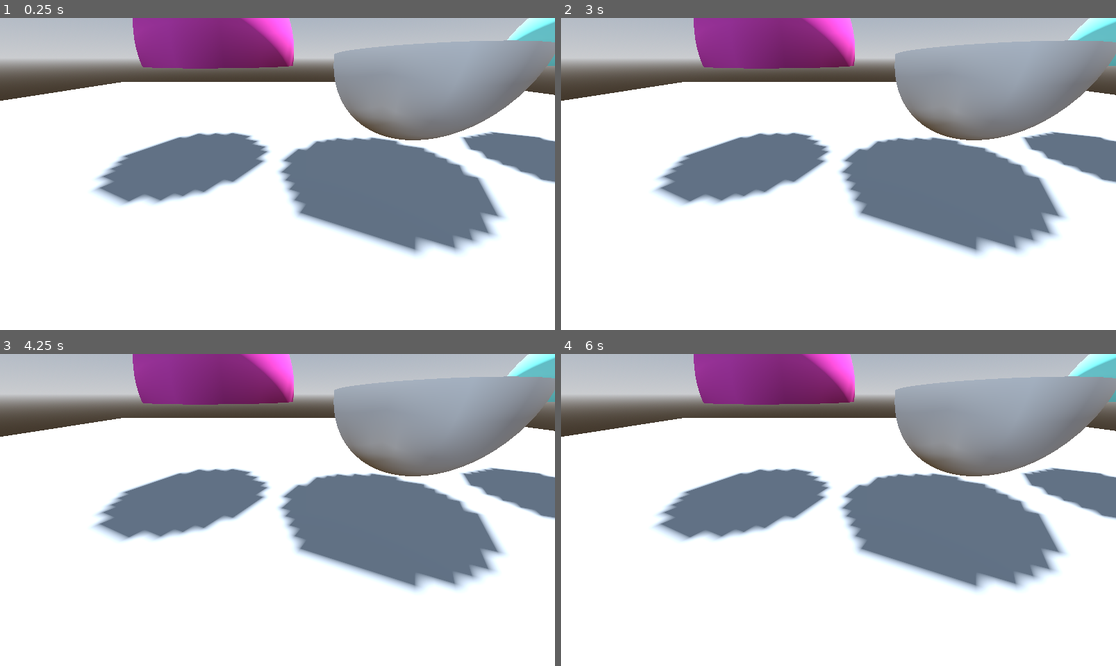
Above: before the commit, frames 1-4 (two rows, left to right).
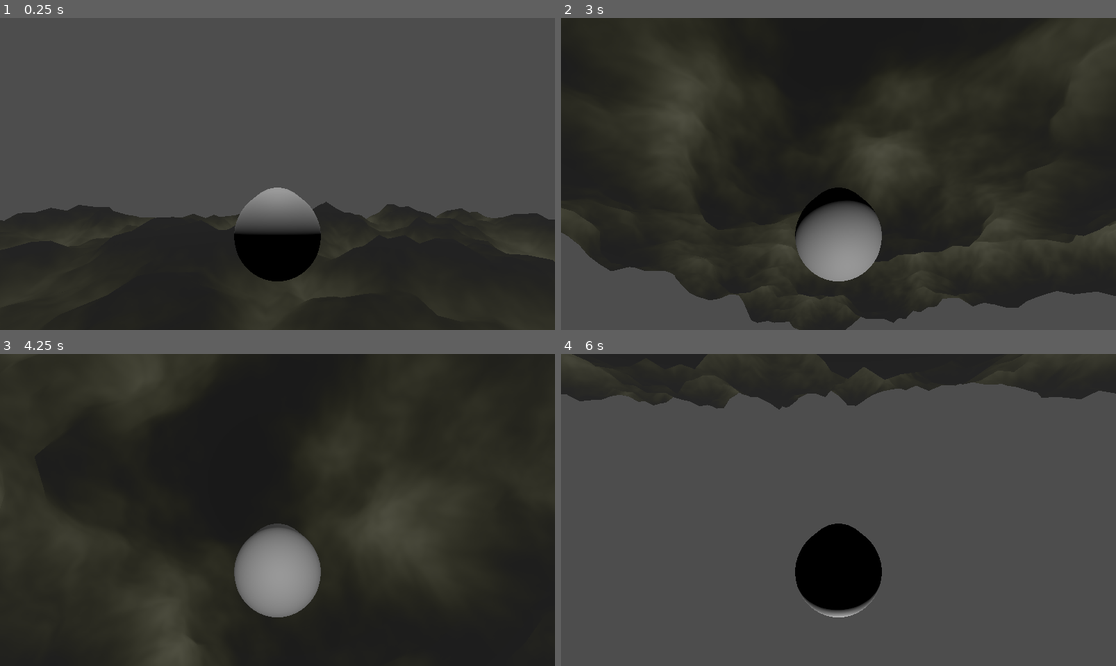
Above: after the commit, the same moments.

Repository: cpoll/sandbox-godot
Game: Godot game, scene res://Experiments/JetPlanes/Level.tscn
The game is run twice, just before and just after one commit, with the same random seed, the same clock (stepped at 60 frames per second) and the same inputs. Before the commit the project starts from res://Experiments/MiscShaders/MiscShaders.tscn.
Inputs (mouse positions are in pixels of both pictures, inside the frame that each line leads up to):
- Up to frame 1 (0.25 s): no input
- Up to frame 2 (3 s): tap Enter at 0.5, 2 s; move the mouse to (960, 158) at 0.52 s; hold W (forward, bound only after the commit) 0.53-1.28 s; tap Space at 1.25, 2.75 s; move the mouse to (727, 189) at 1.27 s; move the mouse to (894, 105) at 2.02 s; hold W (forward, bound only after the commit) from 2.03 s (still down); move the mouse to (810, 236) at 2.77 s
- Up to frame 3 (4.25 s): move the mouse to (444, 556) at 3.52 s; release W (forward, bound only after the commit) at 3.53 s
- Up to frame 4 (6 s): tap Enter at 4.25 s; move the mouse to (672, 463) at 4.27 s; tap Space at 5 s; move the mouse to (866, 510) at 5.02 s; move the mouse to (755, 432) at 5.77 s; hold W (forward, bound only after the commit) from 5.78 s (still down)

The runs differ from the first frame. In frame 1, 98% of the frame differs, in the area x 0-100%, y 0-100%; in frame 2, 100%; in frame 3, 100%; in frame 4, 98%.

Commit message:
add moving capsule

Diff:
--- a/Experiments/JetPlanes/Jet.tscn
+++ b/Experiments/JetPlanes/Jet.tscn
@@ -1,3 +1,23 @@
-[gd_scene format=3 uid="uid://bas1g7cedm88o"]
+[gd_scene load_steps=4 format=3 uid="uid://bas1g7cedm88o"]
+
+[ext_resource type="Script" uid="uid://b3in54c44dqqm" path="res://Experiments/JetPlanes/character_body_3d.gd" id="1_bwmau"]
+
+[sub_resource type="CapsuleShape3D" id="CapsuleShape3D_gxll0"]
+
+[sub_resource type="CapsuleMesh" id="CapsuleMesh_gxll0"]
 
 [node name="Jet" type="Node3D"]
+
+[node name="CharacterBody3D" type="CharacterBody3D" parent="."]
+script = ExtResource("1_bwmau")
+
+[node name="CollisionShape3D" type="CollisionShape3D" parent="CharacterBody3D"]
+transform = Transform3D(1, 0, 0, 0, 0.0253744, -0.999678, 0, 0.999678, 0.0253744, 0, 0, 0)
+shape = SubResource("CapsuleShape3D_gxll0")
+
+[node name="MeshInstance3D" type="MeshInstance3D" parent="CharacterBody3D/CollisionShape3D"]
+mesh = SubResource("CapsuleMesh_gxll0")
+skeleton = NodePath("../../..")
+
+[node name="Camera3D" type="Camera3D" parent="CharacterBody3D"]
+transform = Transform3D(1, 0, 0, 0, 1, 0, 0, 0, 1, 0, 0.714971, 2.89583)
--- a/Experiments/JetPlanes/Level.tscn
+++ b/Experiments/JetPlanes/Level.tscn
@@ -1,5 +1,6 @@
-[gd_scene load_steps=6 format=3 uid="uid://d3hf1c2gnwxsx"]
+[gd_scene load_steps=7 format=3 uid="uid://d3hf1c2gnwxsx"]
 
+[ext_resource type="PackedScene" uid="uid://bas1g7cedm88o" path="res://Experiments/JetPlanes/Jet.tscn" id="1_kqrlg"]
 [ext_resource type="Shader" uid="uid://bxynth4fiqdib" path="res://Experiments/JetPlanes/Level.gdshader" id="1_v3m37"]
 
 [sub_resource type="FastNoiseLite" id="FastNoiseLite_kqrlg"]
@@ -20,5 +21,11 @@
 
 [node name="Level" type="Node3D"]
 
+[node name="Jet" parent="." instance=ExtResource("1_kqrlg")]
+transform = Transform3D(1, 0, 0, 0, 1, 0, 0, 0, 1, 0, 14.4956, 0)
+
 [node name="MeshInstance3D" type="MeshInstance3D" parent="."]
 mesh = SubResource("PlaneMesh_1twny")
+
+[node name="DirectionalLight3D" type="DirectionalLight3D" parent="."]
+transform = Transform3D(1, 0, 0, 0, -0.250143, 0.968209, 0, -0.968209, -0.250143, 0, 29.2162, 12.4451)
--- /dev/null
+++ b/Experiments/JetPlanes/character_body_3d.gd
@@ -0,0 +1,32 @@
+extends CharacterBody3D
+
+var rot = Vector2.ZERO;
+var sensitivity = Vector2.ONE;
+var vel = 0
+
+func _ready():
+    Input.set_mouse_mode(Input.MOUSE_MODE_CAPTURED)
+
+func _unhandled_input(event: InputEvent) -> void:
+    if Input.is_action_just_pressed("quit"):
+        get_tree().quit()
+
+    if Input.is_action_pressed("forward"):
+        vel = 10
+    else:
+        vel = 0
+
+    if (event is InputEventMouseMotion):
+        rot -= event.relative * sensitivity
+
+        if(abs(rot.x) > 360.0):
+            rot.x = 0.0;
+
+        if(abs(rotation.y) > 89.9):
+            rot.y = sign(rot.y) * 89.9
+
+
+func _physics_process(delta):
+    global_rotation_degrees = Vector3(rot.y, rot.x, 0)
+    velocity = -global_transform.basis.z.normalized() * vel
+    move_and_slide()
--- a/project.godot
+++ b/project.godot
@@ -11,9 +11,22 @@
 [application]
 
 config/name="Crisp Playground"
-run/main_scene="uid://cc46equgey5d4"
+run/main_scene="uid://d3hf1c2gnwxsx"
 config/features=PackedStringArray("4.4", "GL Compatibility")
 config/icon="res://icon.svg"
+
+[input]
+
+quit={
+"deadzone": 0.2,
+"events": [Object(InputEventKey,"resource_local_to_scene":false,"resource_name":"","device":-1,"window_id":0,"alt_pressed":false,"shift_pressed":false,"ctrl_pressed":false,"meta_pressed":false,"pressed":false,"keycode":0,"physical_keycode":4194305,"key_label":0,"unicode":0,"location":0,"echo":false,"script":null)
+]
+}
+forward={
+"deadzone": 0.2,
+"events": [Object(InputEventKey,"resource_local_to_scene":false,"resource_name":"","device":-1,"window_id":0,"alt_pressed":false,"shift_pressed":false,"ctrl_pressed":false,"meta_pressed":false,"pressed":false,"keycode":0,"physical_keycode":87,"key_label":0,"unicode":119,"location":0,"echo":false,"script":null)
+]
+}
 
 [rendering]
 
Not shown, added: Experiments/JetPlanes/character_body_3d.gd.uid
